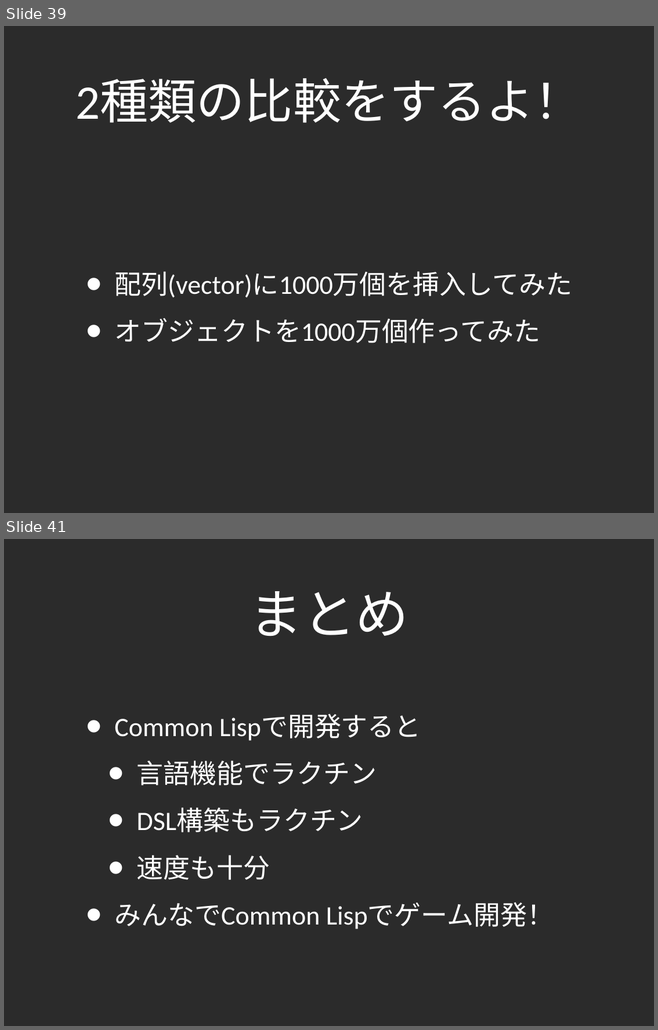
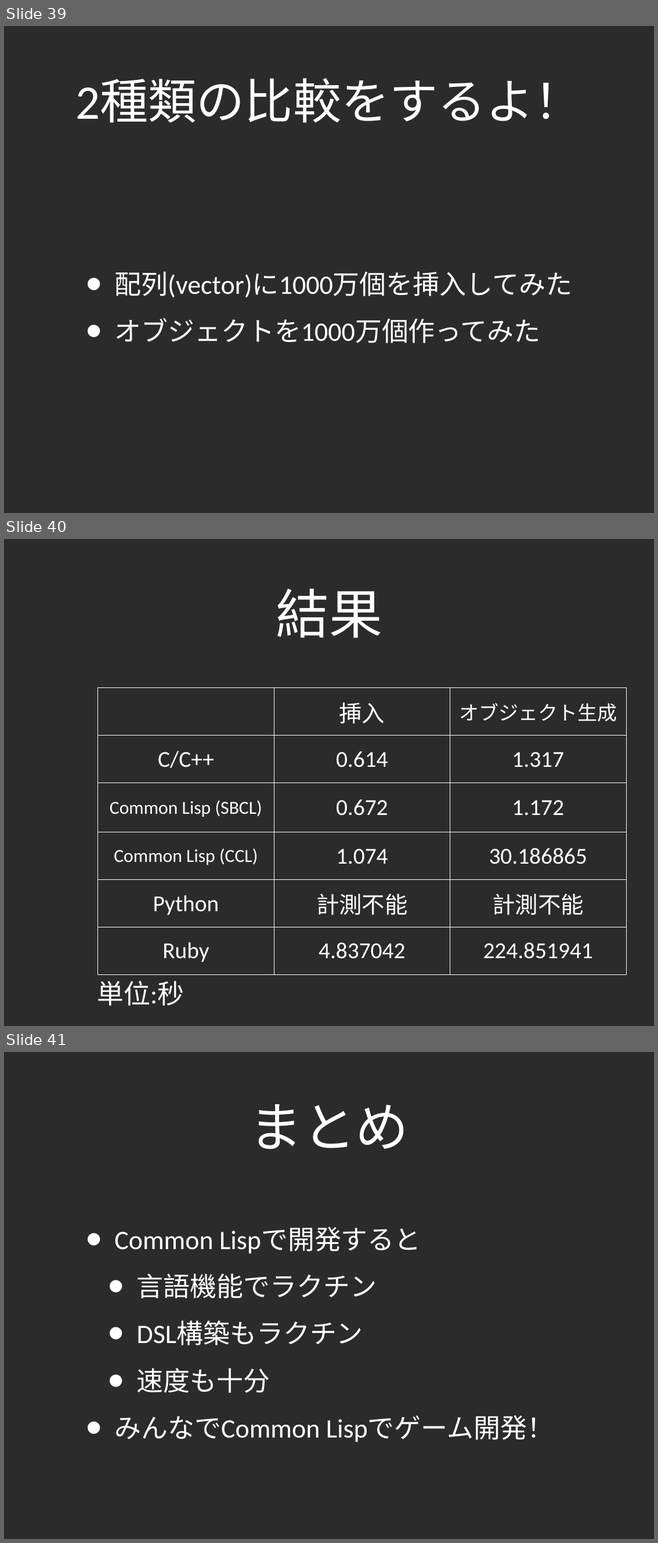
Before and after one commit to lambdasakura/doc, a slide deck: zengeren/fast_game_development_2010:02:12.ppt. Shown one above the other, each under a label of ours: slides 39 and 41 before the commit, slides 39, 40 and 41 after it; the slides between them are not shown. The pictures are 658x1030 and 658x1543 pixels, drawn with LibreOffice and Linux fonts; fonts in the diff are those of the drawing; background and template pictures are left out; a plain dark background stands for a picture behind light text. Boxes give left, top, right and bottom in pixels: in the first picture for what was removed or moved away, otherwise in the second. Text is boxed around its words. In the diff, an @@ line names an element or a change of style, - is before the commit and + after.

```diff
--- a/zengeren/fast_game_development_2010:02:12.ppt
+++ b/zengeren/fast_game_development_2010:02:12.ppt
@@ slide 40 added at [4,539,654,1026], background picture (left out) @@
@@ title added at [275,588,382,638], 84 pt, text #FFFFFF @@
+結果
@@ table added at [98,688,626,975], 6 rows, 3 columns @@
+ | 挿入 | オブジェクト生成
+C/C++ | 0.614 | 1.317
+Common Lisp (SBCL) | 0.672 | 1.172
+Common Lisp (CCL) | 1.074 | 30.186865
+Python | 計測不能 | 計測不能
+Ruby | 4.837042 | 224.851941
@@ text added at [97,981,184,1006], 42 pt, text #FFFFFF @@
+単位:秒
```
Also in this commit, not shown: 13 slides changed, 1 other slide added, 1 slide removed, 4 other files.
